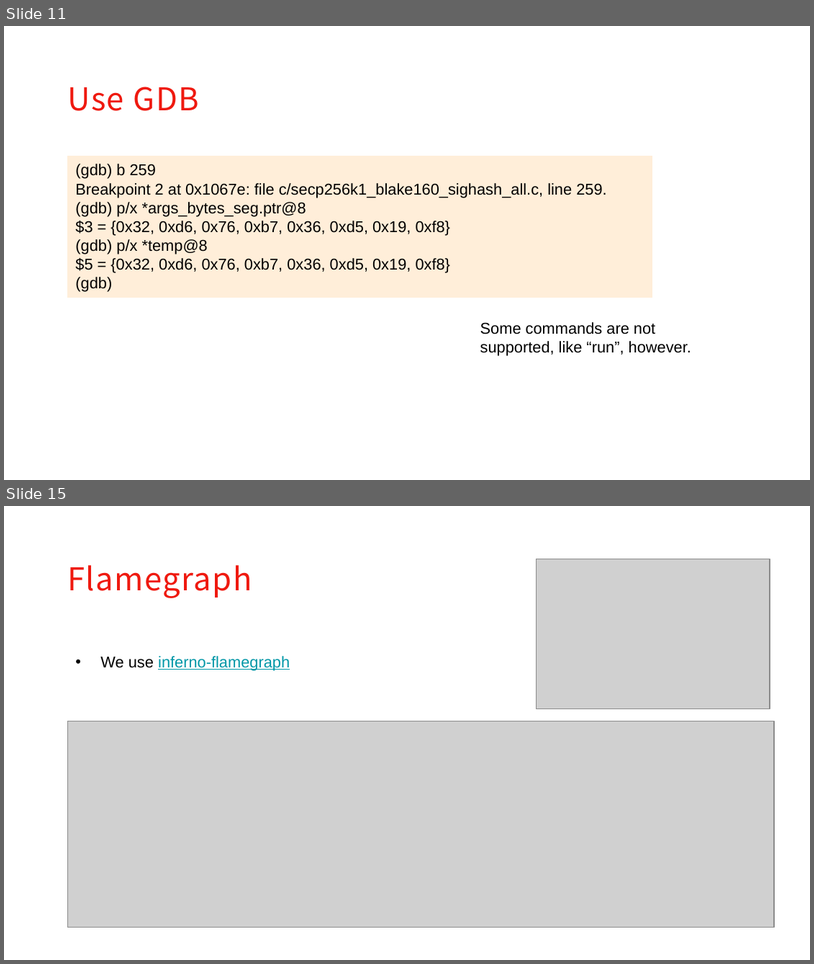
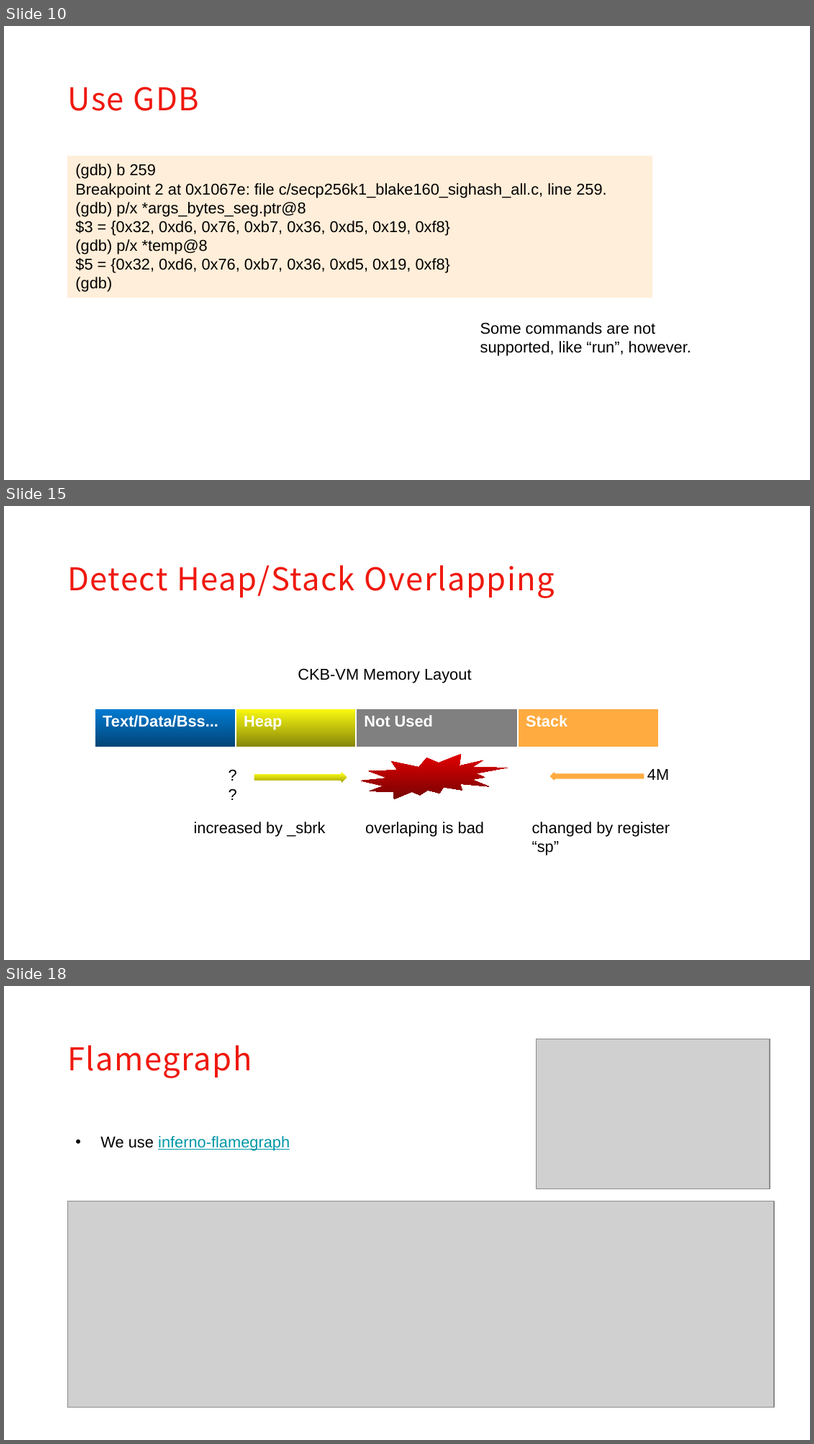
Before and after one commit to XuJiandong/ckb-debugger-playground, a slide deck: slides/presentation.pptx. Shown one above the other, each under a label of ours: slides 11 and 15 before the commit, slides 10, 15 and 18 after it; the slides between them are not shown. The pictures are 814x964 and 814x1444 pixels, drawn with LibreOffice and Linux fonts; fonts in the diff are those of the drawing; grey boxes stand for pictures; background and template pictures are left out. Boxes give left, top, right and bottom in pixels: in the first picture for what was removed or moved away, otherwise in the second. Text is boxed around its words. In the diff, an @@ line names an element or a change of style, - is before the commit and + after.

```diff
--- a/slides/presentation.pptx
+++ b/slides/presentation.pptx
@@ slide 15 added at <box>4,506,810,960</box>, background #FFFFFF @@
@@ text added at <box>67,565,556,598</box>, 28 pt, text #EF190F @@
+Detect Heap/Stack Overlapping
@@ text added at <box>298,668,471,683</box>, 14 pt, text #000000 @@
+CKB-VM Memory Layout
@@ table added at <box>94,708,658,748</box>, 1 rows, 4 columns @@
+Text/Data/Bss... | Heap | Not Used | Stack
@@ text added at <box>220,762,241,789</box>, 14 pt, text #000000 @@
+??
@@ irregular seal added at <box>361,754,508,799</box>, fill gradient #E30000 to #760303 @@
@@ right arrow added at <box>253,769,349,786</box>, fill gradient #FBFB11 to #838309, outline #FFFFFF 2 pt @@
@@ left arrow added at <box>548,769,645,783</box>, fill #FFAB40, outline #FFFFFF 2 pt @@
@@ text added at <box>648,769,669,780</box>, 14 pt, text #000000 @@
+4M
@@ text added at <box>194,821,325,836</box>, 14 pt, text #000000 @@
+increased by _sbrk
@@ text added at <box>365,821,484,836</box>, 14 pt, text #000000 @@
+overlaping is bad
@@ text added at <box>532,821,670,855</box>, 14 pt, text #000000 @@
+changed by register “sp”
@@ what was slide 11 is now slide 10 @@
@@ what was slide 15 is now slide 18 @@
```
Also in this commit, not shown: 8 slides changed, 2 other slides added, 2 other files.
